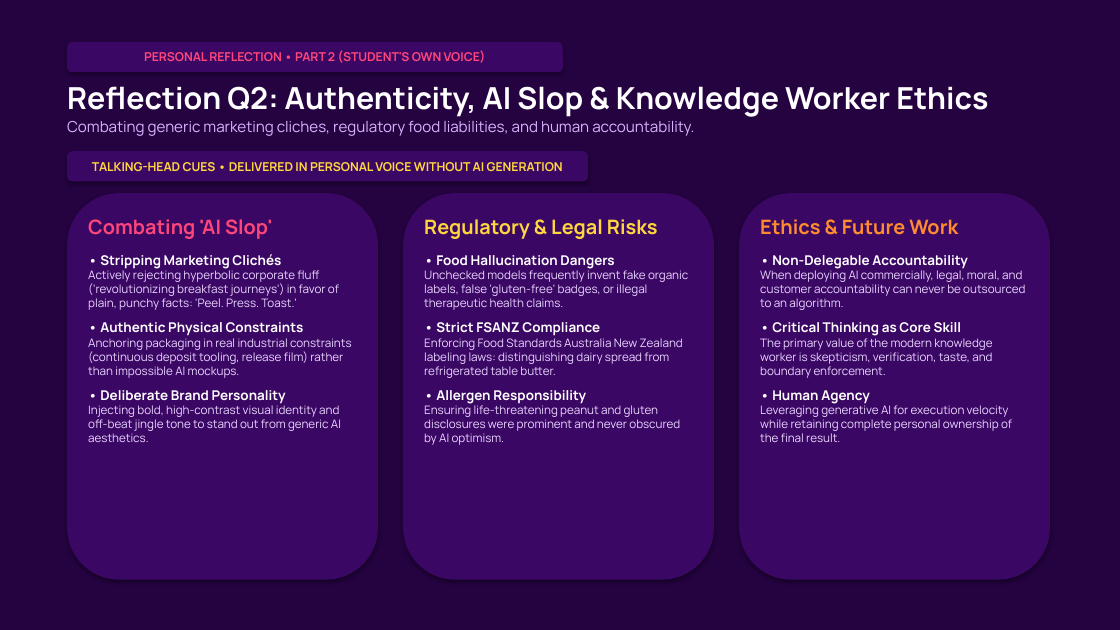
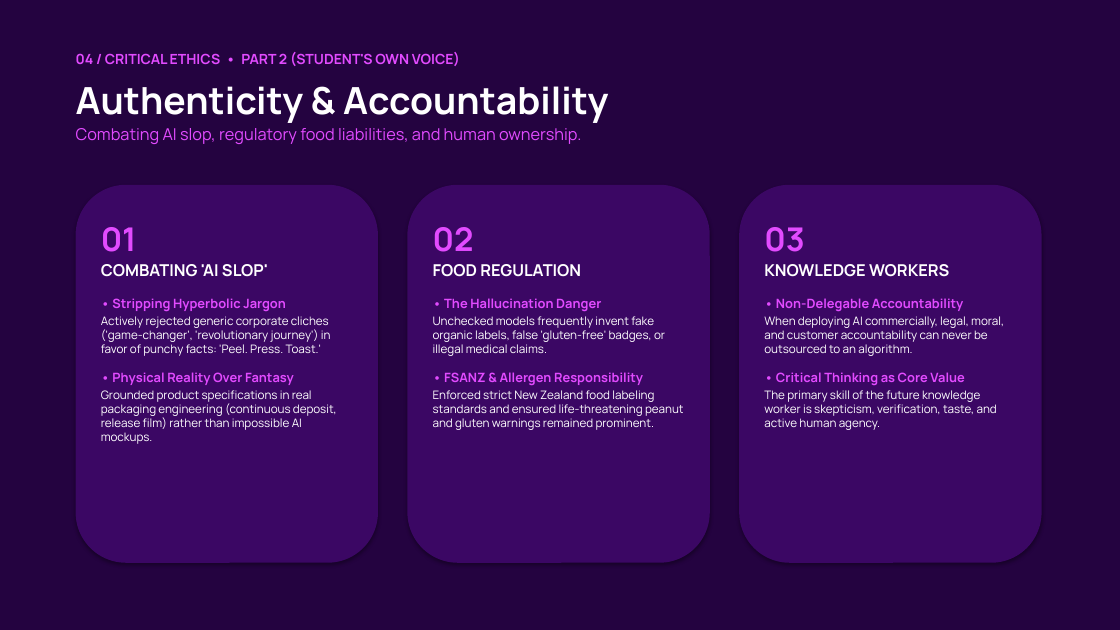
Before and after one commit to JacobCrume/stamp-spreads, a slide deck: slide 5 of presentation/Stamp-pitch.pptx. Drawn at 1120x630 pixels with LibreOffice and Linux fonts; fonts in the diff are those of the drawing. Boxes give left, top, right and bottom in pixels: in the first picture for what was removed or moved away, otherwise in the second. Text is boxed around its words. In the diff, an @@ line names an element or a change of style, - is before the commit and + after.

Commit message:
Declutter slides and enforce 3 colors plus neutral rule across flavour palettes

```diff
--- a/presentation/Stamp-pitch.pptx
+++ b/presentation/Stamp-pitch.pptx
@@ text at (76,52,460,66): text changed; size 10.5 to 12 pt; text colour #FF467A to #E24BFF @@
-PERSONAL REFLECTION • PART 2 (STUDENT'S OWN VOICE)
+04 / CRITICAL ETHICS • PART 2 (STUDENT'S OWN VOICE)
@@ text "04 / CRITICAL ETHICS • ...": place and size @@
-text "04 / CRITICAL ETHICS • ..." at (67,42,563,72)
+text "04 / CRITICAL ETHICS • ..." at (76,52,460,66)
@@ text "04 / CRITICAL ETHICS • ..." at (76,52,460,66): vertical alignment middle to top; fill #3B0764 to none; shadow off @@
@@ text at (76,86,608,144): text changed; size 13 to 14 pt; text colour #D8B4FE to #E24BFF @@
-Reflection Q2: Authenticity, AI Slop & Knowledge Worker Ethics
-Combating generic marketing cliches, regulatory food liabilities, and human accountability.
+Authenticity & Accountability
+Combating AI slop, regulatory food liabilities, and human ownership.
@@ rounded rectangle removed at (67,151,588,181) @@
-TALKING-HEAD CUES • DELIVERED IN PERSONAL VOICE WITHOUT AI GENERATION
@@ rounded rectangle: place and size @@
-rounded rectangle at (67,193,378,580)
+rounded rectangle at (76,185,378,563)
@@ rounded rectangle: place and size @@
-rounded rectangle at (403,193,714,580)
+rounded rectangle at (408,185,710,563)
@@ rounded rectangle: place and size @@
-rounded rectangle at (739,193,1050,580)
+rounded rectangle at (739,185,1042,563)
@@ text at (101,227,337,444): text changed; text colour #E9D5FF to #FFFFFF @@
-Combating 'AI Slop'
-• Stripping Marketing Clichés
-Actively rejecting hyperbolic corporate fluff ('revolutionizing breakfast journeys') in favor of plain, punchy facts: 'Peel. Press. Toast.'
-• Authentic Physical Constraints
-Anchoring packaging in real industrial constraints (continuous deposit tooling, release film) rather than impossible AI mockups.
-• Deliberate Brand Personality
-Injecting bold, high-contrast visual identity and off-beat jingle tone to stand out from generic AI aesthetics.
+01
+COMBATING 'AI SLOP'
+• Stripping Hyperbolic Jargon
+Actively rejected generic corporate cliches ('game-changer', 'revolutionary journey') in favor of punchy facts: 'Peel. Press. Toast.'
+• Physical Reality Over Fantasy
+Grounded product specifications in real packaging engineering (continuous deposit, release film) rather than impossible AI mockups.
@@ text at (433,227,684,430): text changed; text colour #E9D5FF to #FFFFFF @@
-Regulatory & Legal Risks
-• Food Hallucination Dangers
-Unchecked models frequently invent fake organic labels, false 'gluten-free' badges, or illegal therapeutic health claims.
-• Strict FSANZ Compliance
-Enforcing Food Standards Australia New Zealand labeling laws: distinguishing dairy spread from refrigerated table butter.
-• Allergen Responsibility
-Ensuring life-threatening peanut and gluten disclosures were prominent and never obscured by AI optimism.
+02
+FOOD REGULATION
+• The Hallucination Danger
+Unchecked models frequently invent fake organic labels, false 'gluten-free' badges, or illegal medical claims.
+• FSANZ & Allergen Responsibility
+Enforced strict New Zealand food labeling standards and ensured life-threatening peanut and gluten warnings remained prominent.
@@ text at (764,227,1004,430): text changed; text colour #E9D5FF to #FFFFFF @@
-Ethics & Future Work
-• Non-Delegable Accountability
-When deploying AI commercially, legal, moral, and customer accountability can never be outsourced to an algorithm.
-• Critical Thinking as Core Skill
-The primary value of the modern knowledge worker is skepticism, verification, taste, and boundary enforcement.
-• Human Agency
-Leveraging generative AI for execution velocity while retaining complete personal ownership of the final result.
+03
+KNOWLEDGE WORKERS
+• Non-Delegable Accountability
+When deploying AI commercially, legal, moral, and customer accountability can never be outsourced to an algorithm.
+• Critical Thinking as Core Value
+The primary skill of the future knowledge worker is skepticism, verification, taste, and active human agency.
```
Also in this commit, not shown: 3 other slides changed, 1 slide added, 1 slide removed, 1 other file.
